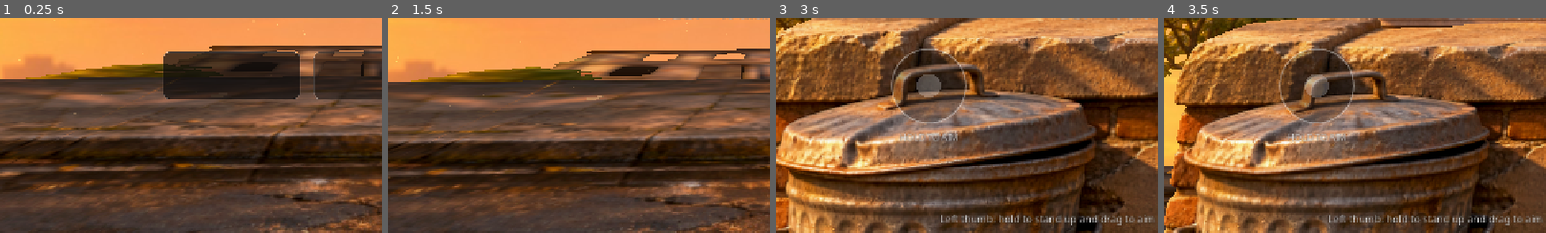
Above: before the commit, frames 1-4 (left to right).
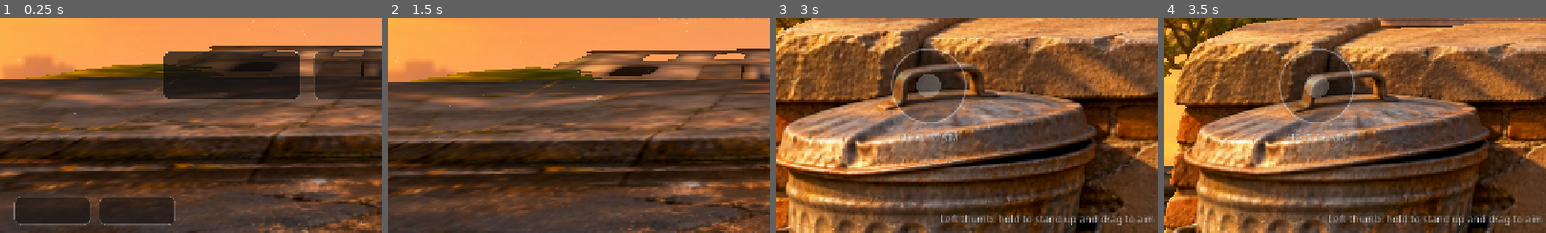
Above: after the commit, the same moments.

Repository: thebiz/shooter-godot
Game: Godot game, scene res://main.tscn
The game is run twice, just before and just after one commit, with the same random seed, the same clock (stepped at 60 frames per second) and the same inputs.
Inputs (mouse positions are % of the whole screen's width and height, from its top left):
- Up to frame 1 (0.25 s): no input
- Up to frame 2 (1.5 s): move the mouse to (72, 45) at 0.52 s; click (72, 45) at 0.67 s; drag from (30, 55) to (45, 70) at 1.27 s
- Up to frame 3 (3 s): move the mouse to (60, 28) at 2.02 s; click (60, 28) at 2.17 s; drag from (45, 70) to (20, 35) at 2.77 s
- Up to frame 4 (3.5 s): no input
The pictures show only the part of the screen within x 0-50%, y 48-98%; the shares and areas given below are measured in that part.

The runs differ from the first frame. In frame 1, 4.9% of the frame differs, in the area x 3-46%, y 83-97%; in frame 2, nothing differs; in frame 3, less than 0.1%; in frame 4, less than 0.1%.

Commit message:
Klang-Einstellungen (9 Regler, Test, scrollbar ohne versehentliches Verstellen), Exit im Hauptmenü, Zurück ins Menü im Spiel
Co-Authored-By: Claude Opus 5.5 <noreply@anthropic.com>
Claude-Session: https://claude.ai/code/session_01G11QHcXWyic7Avf6KskEge

Diff:
--- a/main.gd
+++ b/main.gd
@@ -240,6 +240,7 @@
 	_make_world()
 	_make_sounds()
 	_make_hud()
+	_audio_apply()
 	_upd_check()
 	_set_state("title")
 	for c in cards:
@@ -763,6 +764,7 @@
 	rv.predelay_msec = 40.0
 	AudioServer.add_bus_effect(fb, rv)
 	AudioServer.set_bus_volume_db(fb, -2.0)
+	far_bus = fb
 	music = AudioStreamPlayer.new()
 	music.bus = "Music"
 	music.stream = sounds.get("music")
@@ -805,21 +807,7 @@
 	var go = func():
 		if not is_instance_valid(e.pv):
 			return
-		var p = AudioStreamPlayer3D.new()
-		p.stream = stream
-		# räumlich: Richtung (links/rechts) deutlich, weiter weg leiser und dumpfer
-		p.bus = "Far"
-		p.unit_size = 6.5
-		p.volume_db = 7.0
-		p.max_db = 6.0
-		p.panning_strength = 1.6
-		p.pitch_scale = randf_range(0.97, 1.03)
-		p.attenuation_filter_cutoff_hz = 7000.0
-		p.attenuation_filter_db = -10.0
-		add_child(p)
-		p.global_position = e.mi.global_transform * Vector3(0, e.h * 0.85, 0)
-		p.finished.connect(p.queue_free)
-		p.play()
+		_far_voice(stream, e.mi.global_transform * Vector3(0, e.h * 0.85, 0), randf_range(0.97, 1.03))
 	if delay > 0.0:
 		get_tree().create_timer(delay).timeout.connect(go)
 	else:
@@ -857,6 +845,7 @@
 	var g   # Hauptszene
 	func _draw() -> void:
 		g._hud_draw(self)
+		g._snd_draw(self)
 
 
 func _make_hud() -> void:
@@ -929,7 +918,7 @@
 
 func _frozen() -> bool:
 	# Einstell-Leiste offen oder Knöpfe verschieben: Gegner warten
-	return panel_k > 0.02 or editing
+	return panel_k > 0.02 or editing or snd_open
 
 
 func _tab_rect() -> Rect2:
@@ -939,7 +928,7 @@
 
 func _panel_rect() -> Rect2:
 	var vs = _vs()
-	return Rect2(vs.x - PANEL_W * panel_k, 64, PANEL_W, 524)
+	return Rect2(vs.x - PANEL_W * panel_k, 48, PANEL_W, 578)
 
 
 func _slider_rect(i: int) -> Rect2:
@@ -949,6 +938,10 @@
 
 func _panel_btn_rect(i: int) -> Rect2:
 	var pr = _panel_rect()
+	# die letzten beiden (Sound, Menü) nebeneinander
+	if i >= 3:
+		var hw = (PANEL_W - 44 - 10) * 0.5
+		return Rect2(pr.position.x + 22 + (i - 3) * (hw + 10), pr.position.y + 362 + 3 * 54, hw, 44)
 	return Rect2(pr.position.x + 22, pr.position.y + 362 + i * 54, PANEL_W - 44, 44)
 
 
@@ -996,6 +989,11 @@
 			panel_open = false
 			cover = true
 			aim_idx = -1
+		elif _panel_btn_rect(3).has_point(p):
+			snd_open = true
+			panel_open = false
+		elif _panel_btn_rect(4).has_point(p):
+			_quit_to_menu()
 		elif _panel_btn_rect(2).has_point(p):
 			aim_mode = "snap"
 			aim_sens = 1.7
@@ -1172,6 +1170,11 @@
 				c.draw_rect(Rect2(r.position + Vector2(14, r.size.y - 5), Vector2(r.size.x - 28, 3)), Color(1, 0.8, 0.35, 0.9 * a))
 			_text(c, Vector2(r.position.x, r.position.y + 40), MODE_NAMES[m], 30, Color(1, 0.95, 0.86, a), HORIZONTAL_ALIGNMENT_CENTER, r.size.x)
 			_text(c, Vector2(r.position.x, r.position.y + 62), subs[m], 14, Color(1, 1, 1, 0.65 * a), HORIZONTAL_ALIGNMENT_CENTER, r.size.x, font_light)
+			if i == 0:
+				for j in 2:
+					var tb = _title_btn_rect(j)
+					_panel(c, tb, 0.55)
+					_text(c, Vector2(tb.position.x, tb.position.y + 31), ["SOUND", "EXIT"][j], 17, Color(1, 1, 1, 0.85 * a), HORIZONTAL_ALIGNMENT_CENTER, tb.size.x, font_light)
 			if not hs[m].is_empty():
 				_text(c, Vector2(r.position.x, r.end.y + 24), "BEST  %s  %06d" % [hs[m][0].n, int(hs[m][0].s)], 15, Color(1, 0.86, 0.6, 0.8 * a), HORIZONTAL_ALIGNMENT_CENTER, r.size.x, font_light)
 		_text(c, Vector2(vs.x - 220, vs.y - 18), "Build %d" % _my_build(), 14, Color(1, 1, 1, 0.5 * a), HORIZONTAL_ALIGNMENT_RIGHT, 200, font_light)
@@ -1265,7 +1268,7 @@
 			c.draw_line(Vector2(r.position.x, cy), Vector2(r.end.x, cy), Color(1, 1, 1, 0.22), 4.0, true)
 			c.draw_line(Vector2(r.position.x, cy), Vector2(r.position.x + r.size.x * k, cy), Color(1.0, 0.78, 0.45), 4.0, true)
 			c.draw_circle(Vector2(r.position.x + r.size.x * k, cy), 11.0, Color.WHITE)
-		for i in 3:
+		for i in 5:
 			var br = _panel_btn_rect(i)
 			var bs = StyleBoxFlat.new()
 			bs.bg_color = Color(1, 1, 1, 0.1)
@@ -1273,8 +1276,7 @@
 			bs.set_border_width_all(1)
 			bs.set_corner_radius_all(22)
 			c.draw_style_box(bs, br)
-			_text(c, Vector2(br.position.x, br.position.y + 29), [("AIM:  SNAP TO SPOTS" if aim_mode == "snap" else "AIM:  FREE"), "MOVE BUTTONS", "RESET"][i], 16, Color.WHITE, HORIZONTAL_ALIGNMENT_CENTER, br.size.x, font_light)
-		_text(c, Vector2(pr.position.x, pr.end.y + 24), "Enemies wait while this is open", 13, Color(1, 1, 1, 0.6 * panel_k), HORIZONTAL_ALIGNMENT_CENTER, PANEL_W, font_light)
+			_text(c, Vector2(br.position.x, br.position.y + 29), [("AIM:  SNAP TO SPOTS" if aim_mode == "snap" else "AIM:  FREE"), "MOVE BUTTONS", "RESET CONTROLS", "SOUND", "QUIT TO MENU"][i], 16, Color.WHITE, HORIZONTAL_ALIGNMENT_CENTER, br.size.x, font_light)
 	if editing:
 		c.draw_rect(Rect2(Vector2.ZERO, vs), Color(0, 0, 0, 0.25))
 		_text(c, Vector2(0, 178), "Drag the buttons where your thumbs like them", 20, Color.WHITE, HORIZONTAL_ALIGNMENT_CENTER, vs.x, font_light)
@@ -2248,6 +2250,8 @@
 		if ev.pressed:
 			_press(ev.position, ev.index)
 		elif ev.index == ui_idx:
+			if ui_drag == "snd":
+				_snd_release(ev.position)
 			ui_idx = -1
 			ui_drag = ""
 			_save()
@@ -2260,7 +2264,9 @@
 	elif ev is InputEventScreenDrag:
 		var vs = _vs()
 		if ev.index == ui_idx:
-			if ui_drag.begins_with("slider"):
+			if ui_drag == "snd":
+				_snd_drag(ev.position)
+			elif ui_drag.begins_with("slider"):
 				_slider_set(int(ui_drag.substr(6)), ev.position.x)
 			elif ui_drag == "thumb":
 				thumb_n = (ev.position / vs).clamp(Vector2(0.06, 0.12), Vector2(0.94, 0.9))
@@ -2290,6 +2296,9 @@
 
 
 func _press(p: Vector2, idx: int = 0) -> void:
+	if snd_open:
+		_snd_press(p, idx)
+		return
 	match state:
 		"title":
 			if st_t < 0.6:
@@ -2301,6 +2310,13 @@
 				if _mode_btn_rect(i).grow(10).has_point(p):
 					_start_mode(MODES[i])
 					return
+			if _title_btn_rect(0).grow(6).has_point(p):
+				snd_open = true
+				return
+			if _title_btn_rect(1).grow(6).has_point(p):
+				_save()
+				get_tree().quit()
+				return
 		"over":
 			if st_t < 1.2:
 				return
@@ -3138,6 +3154,8 @@
 	var c = ConfigFile.new()
 	if c.load(SAVE_PATH) == OK:
 		best = int(c.get_value("game", "best", 0))
+		for sd in SND:
+			set(sd.key, float(c.get_value("audio", sd.key, get(sd.key))))
 		mode = str(c.get_value("game", "mode", mode))
 		last_name = str(c.get_value("game", "name", ""))
 		for m in MODES:
@@ -3157,6 +3175,8 @@
 		return
 	var c = ConfigFile.new()
 	c.set_value("game", "best", best)
+	for sd in SND:
+		c.set_value("audio", sd.key, get(sd.key))
 	c.set_value("game", "mode", mode)
 	c.set_value("game", "name", last_name)
 	for m in MODES:
@@ -3556,6 +3576,41 @@
 		at_step = 16
 	elif at_step == 16 and at_t > 50.9:
 		_snap("29_menu")
+		_press(_title_btn_rect(0).get_center())
+		at_step = 17
+	elif at_step == 17 and at_t > 51.4:
+		_snap("33_sound")
+		# senkrecht wischen über einem Regler: darf nur scrollen
+		var t = _snd_track(2)
+		var v0 = snd_bright
+		_press(t.get_center(), 5)
+		var ev = InputEventScreenDrag.new()
+		ev.index = 5
+		ev.position = t.get_center() + Vector2(6, -60)
+		_input(ev)
+		ev.position = t.get_center() + Vector2(10, -200)
+		_input(ev)
+		var up = InputEventScreenTouch.new()
+		up.index = 5
+		up.position = ev.position
+		up.pressed = false
+		_input(up)
+		print("SND scroll=", snd_scroll, " bright ", v0, " -> ", snd_bright)
+		# waagerecht ziehen: Regler bewegt sich
+		var t2 = _snd_track(4)
+		var m0 = snd_muffle
+		_press(t2.get_center(), 6)
+		var ev2 = InputEventScreenDrag.new()
+		ev2.index = 6
+		ev2.position = t2.get_center() + Vector2(-90, 4)
+		_input(ev2)
+		up.index = 6
+		up.position = ev2.position
+		_input(up)
+		print("SND muffle ", m0, " -> ", snd_muffle)
+		at_step = 18
+	elif at_step == 18 and at_t > 51.8:
+		_snap("34_sound_scrolled")
 		get_tree().quit()
 
 
@@ -3985,17 +4040,7 @@
 func _nb_say(line: String) -> void:
 	if not nb_card.pv.visible:
 		return
-	var pl = AudioStreamPlayer3D.new()
-	pl.stream = nb_snd[line]
-	pl.bus = "Far"
-	pl.unit_size = 7.0
-	pl.volume_db = 8.0
-	pl.panning_strength = 1.6
-	pl.attenuation_filter_cutoff_hz = 8000.0
-	add_child(pl)
-	pl.global_position = nb_card.pv.global_position + Vector3(0, 1.6, 0.3)
-	pl.finished.connect(pl.queue_free)
-	pl.play()
+	_far_voice(nb_snd[line], nb_card.pv.global_position + Vector3(0, 1.6, 0.3), 1.0, 1.0)
 
 
 func _nb_hit(pt: Vector3) -> void:
@@ -4597,3 +4642,274 @@
 			shadows.remove_at(i)
 			continue
 		_shadow_place(sd)
+
+
+
+# ---------------------------------------------------------------------------
+# Klang-Einstellungen: wie die Gegnerstimmen im Raum klingen (Hall, Entfernung, Richtung) und Lautstärken.
+# Eigenes Fenster mit Scrollen; ein Regler bewegt sich nur bei waagerechtem Ziehen, senkrecht wird gescrollt.
+
+const SND = [
+	{"label": "ROOM SIZE", "hint": "small room … big hall", "key": "snd_room", "min": 0.0, "max": 1.0, "def": 0.35},
+	{"label": "REVERB AMOUNT", "hint": "how much echo you hear", "key": "snd_wet", "min": 0.0, "max": 0.8, "def": 0.2},
+	{"label": "REVERB BRIGHTNESS", "hint": "dull … bright echo", "key": "snd_bright", "min": 0.0, "max": 1.0, "def": 0.4},
+	{"label": "PRE-DELAY", "hint": "how far away the walls feel", "key": "snd_pre", "min": 0.0, "max": 150.0, "def": 30.0},
+	{"label": "MUFFLE", "hint": "less treble = further away", "key": "snd_muffle", "min": 0.0, "max": 1.0, "def": 0.45},
+	{"label": "DISTANCE FALLOFF", "hint": "how fast voices fade with distance", "key": "snd_fall", "min": 0.0, "max": 1.0, "def": 0.5},
+	{"label": "LEFT / RIGHT", "hint": "how strongly voices pan", "key": "snd_pan", "min": 0.0, "max": 2.0, "def": 1.6},
+	{"label": "ENEMY VOICES", "hint": "volume", "key": "snd_vol_far", "min": -18.0, "max": 12.0, "def": 0.0},
+	{"label": "MEGAPHONE", "hint": "volume of your police voice", "key": "snd_vol_mega", "min": -18.0, "max": 12.0, "def": 3.0}]
+var snd_room = 0.35
+var snd_wet = 0.2
+var snd_bright = 0.4
+var snd_pre = 30.0
+var snd_muffle = 0.45
+var snd_fall = 0.5
+var snd_pan = 1.6
+var snd_vol_far = 0.0
+var snd_vol_mega = 3.0
+var snd_open = false
+var snd_scroll = 0.0
+var snd_touch = {}
+var far_bus = -1
+const SND_ROW = 84.0
+
+
+func _far_voice(stream: AudioStream, pos: Vector3, pitch: float = 1.0, extra_unit: float = 0.0) -> void:
+	var p = AudioStreamPlayer3D.new()
+	p.stream = stream
+	p.bus = "Far"
+	p.unit_size = lerpf(14.0, 3.0, snd_fall) + extra_unit
+	p.volume_db = 7.0 + snd_vol_far
+	p.max_db = 6.0
+	p.panning_strength = snd_pan
+	p.pitch_scale = pitch
+	p.attenuation_filter_cutoff_hz = lerpf(12000.0, 3000.0, snd_muffle)
+	p.attenuation_filter_db = lerpf(-2.0, -18.0, snd_muffle)
+	add_child(p)
+	p.global_position = pos
+	p.finished.connect(p.queue_free)
+	p.play()
+
+
+func _audio_apply() -> void:
+	if far_bus >= 0:
+		var lp: AudioEffectLowPassFilter = AudioServer.get_bus_effect(far_bus, 0)
+		lp.cutoff_hz = exp(lerpf(log(14000.0), log(1800.0), snd_muffle))
+		var rv: AudioEffectReverb = AudioServer.get_bus_effect(far_bus, 1)
+		rv.room_size = snd_room
+		rv.wet = snd_wet
+		rv.dry = 1.0 - snd_wet * 0.35
+		rv.damping = 1.0 - snd_bright
+		rv.hipass = 0.15
+		rv.predelay_msec = snd_pre
+	if mega_player != null:
+		mega_player.volume_db = snd_vol_mega
+
+
+func _quit_to_menu() -> void:
+	panel_open = false
+	for e in enemies:
+		e.pv.queue_free()
+	enemies.clear()
+	for sl in slots:
+		sl.busy = false
+	if scene != "street":
+		_back_to_street()
+		_close_book()
+		_open_book(0.2)
+	msg_t = 0.0
+	cover = true
+	_set_state("title")
+
+
+func _title_btn_rect(i: int) -> Rect2:
+	var vs = _vs()
+	return Rect2(24 + i * 142, vs.y - 74, 128, 48)
+
+
+func _snd_rect() -> Rect2:
+	var vs = _vs()
+	var w = minf(700.0, vs.x - 40.0)
+	return Rect2(vs.x * 0.5 - w * 0.5, 24, w, vs.y - 48)
+
+
+func _snd_list_rect() -> Rect2:
+	var r = _snd_rect()
+	return Rect2(r.position.x + 20, r.position.y + 84, r.size.x - 40, r.size.y - 100)
+
+
+func _snd_hdr_btn(i: int) -> Rect2:
+	var r = _snd_rect()
+	return Rect2(r.end.x - 20 - (3 - i) * 128, r.position.y + 18, 118, 48)
+
+
+func _snd_max_scroll() -> float:
+	return maxf(0.0, SND.size() * SND_ROW - _snd_list_rect().size.y)
+
+
+func _snd_row_y(i: int) -> float:
+	return _snd_list_rect().position.y + i * SND_ROW - snd_scroll
+
+
+func _snd_track(i: int) -> Rect2:
+	var lr = _snd_list_rect()
+	var y = _snd_row_y(i) + 34
+	return Rect2(lr.position.x + 70, y, lr.size.x - 140, 40)
+
+
+func _snd_minus(i: int) -> Rect2:
+	var t = _snd_track(i)
+	return Rect2(t.position.x - 64, t.position.y - 2, 48, 44)
+
+
+func _snd_plus(i: int) -> Rect2:
+	var t = _snd_track(i)
+	return Rect2(t.end.x + 16, t.position.y - 2, 48, 44)
+
+
+func _snd_set(i: int, v: float) -> void:
+	var sd = SND[i]
+	var stp = (sd.max - sd.min) / 40.0
+	set(sd.key, clampf(snappedf(v, stp), sd.min, sd.max))
+	_audio_apply()
+
+
+func _snd_press(p: Vector2, idx: int) -> void:
+	for i in 3:
+		if _snd_hdr_btn(i).has_point(p):
+			match i:
+				0:
+					_snd_test()
+				1:
+					for sd in SND:
+						set(sd.key, sd.def)
+					_audio_apply()
+					_save()
+				2:
+					snd_open = false
+					_save()
+			return
+	if _snd_list_rect().has_point(p):
+		ui_idx = idx
+		ui_drag = "snd"
+		var row = int((p.y - _snd_list_rect().position.y + snd_scroll) / SND_ROW)
+		snd_touch = {"p0": p, "mode": "", "row": row, "s0": snd_scroll}
+
+
+func _snd_drag(p: Vector2) -> void:
+	var d: Vector2 = p - snd_touch.p0
+	if snd_touch.mode == "":
+		if absf(d.y) > 12.0 and absf(d.y) > absf(d.x):
+			snd_touch.mode = "scroll"
+		elif absf(d.x) > 12.0 and absf(d.x) > absf(d.y) * 1.2:
+			var r = snd_touch.row
+			if r >= 0 and r < SND.size():
+				var t = _snd_track(r)
+				if p.y > t.position.y - 30 and p.y < t.end.y + 20 and snd_touch.p0.x > t.position.x - 20 and snd_touch.p0.x < t.end.x + 20:
+					snd_touch.mode = "slider"
+					snd_touch.v0 = float(get(SND[r].key))
+	if snd_touch.mode == "scroll":
+		snd_scroll = clampf(snd_touch.s0 - d.y, 0.0, _snd_max_scroll())
+	elif snd_touch.mode == "slider":
+		var sd = SND[snd_touch.row]
+		var t = _snd_track(snd_touch.row)
+		# relativ ziehen: der Wert springt nicht unter den Finger, sondern folgt der Bewegung
+		_snd_set(snd_touch.row, snd_touch.v0 + d.x / t.size.x * (sd.max - sd.min))
+
+
+func _snd_release(p: Vector2) -> void:
+	if snd_touch.get("mode", "x") != "":
+		return
+	var r = snd_touch.row
+	if r < 0 or r >= SND.size():
+		return
+	var sd = SND[r]
+	var stp = (sd.max - sd.min) / 40.0
+	if _snd_minus(r).grow(8).has_point(p):
+		_snd_set(r, float(get(sd.key)) - stp)
+	elif _snd_plus(r).grow(8).has_point(p):
+		_snd_set(r, float(get(sd.key)) + stp)
+
+
+# Probe: ein Gegner ruft aus einem Fenster links hinten, danach das Megafon
+func _snd_test() -> void:
+	var pick = null
+	for sl in slots:
+		if sl.pos.y > 1.0:
+			pick = sl
+			break
+	if pick == null:
+		pick = slots[0]
+	var arr: Array = voices.get("appear", {}).get(["A", "B", "C", "D"][randi() % 4], [])
+	if not arr.is_empty():
+		_far_voice(arr[randi() % arr.size()], pick.pos + Vector3(0, 1.6, 0))
+	get_tree().create_timer(2.2).timeout.connect(func():
+		var near = null
+		for sl in slots:
+			if sl.name == "car" or sl.name == "crates":
+				near = sl
+				break
+		if near != null and not arr.is_empty():
+			_far_voice(arr[randi() % arr.size()], near.pos + Vector3(0, 1.4, 0)))
+	_megaphone(randi_range(1, 4), 4.2)
+
+
+func _snd_draw(c: Control) -> void:
+	if not snd_open:
+		return
+	var vs = _vs()
+	c.draw_rect(Rect2(Vector2.ZERO, vs), Color(0, 0, 0, 0.5))
+	var r = _snd_rect()
+	_panel(c, r, 0.9)
+	_text(c, Vector2(r.position.x + 24, r.position.y + 50), "SOUND", 26, Color(1, 0.92, 0.8))
+	for i in 3:
+		var b = _snd_hdr_btn(i)
+		var bs = StyleBoxFlat.new()
+		bs.bg_color = Color(1, 0.78, 0.3, 0.95) if i == 2 else Color(1, 1, 1, 0.1)
+		bs.border_color = Color(1, 1, 1, 0.35)
+		bs.set_border_width_all(1)
+		bs.set_corner_radius_all(24)
+		c.draw_style_box(bs, b)
+		_text(c, Vector2(b.position.x, b.position.y + 31), ["TEST", "RESET", "DONE"][i], 17, Color(0.1, 0.07, 0.03) if i == 2 else Color.WHITE, HORIZONTAL_ALIGNMENT_CENTER, b.size.x, font_light)
+	var lr = _snd_list_rect()
+	for i in SND.size():
+		var y = _snd_row_y(i)
+		if y + SND_ROW < lr.position.y - 2 or y > lr.end.y:
+			continue
+		# Zeilen am Rand ausblenden statt hart abschneiden
+		var a = clampf(minf((y + SND_ROW - lr.position.y) / 30.0, (lr.end.y - y) / 30.0), 0.0, 1.0)
+		if a <= 0.02:
+			continue
+		var sd = SND[i]
+		var val: float = get(sd.key)
+		var k = clampf((val - sd.min) / (sd.max - sd.min), 0, 1)
+		var vt: String
+		if sd.key.begins_with("snd_vol"):
+			vt = "%+.0f dB" % val
+		elif sd.key == "snd_pre":
+			vt = "%d ms" % roundi(val)
+		elif sd.key == "snd_pan":
+			vt = "%d %%" % roundi(val / 2.0 * 100.0)
+		else:
+			vt = "%d %%" % roundi(k * 100.0)
+		_text(c, Vector2(lr.position.x + 6, y + 22), sd.label, 16, Color(1, 1, 1, 0.9 * a))
+		_text(c, Vector2(lr.position.x + 200, y + 22), sd.hint, 13, Color(1, 1, 1, 0.5 * a), HORIZONTAL_ALIGNMENT_LEFT, -1, font_light)
+		_text(c, Vector2(lr.position.x, y + 22), vt, 17, Color(1, 0.86, 0.55, a), HORIZONTAL_ALIGNMENT_RIGHT, lr.size.x - 6)
+		var t = _snd_track(i)
+		var cy = t.get_center().y
+		c.draw_line(Vector2(t.position.x, cy), Vector2(t.end.x, cy), Color(1, 1, 1, 0.22 * a), 5.0, true)
+		c.draw_line(Vector2(t.position.x, cy), Vector2(t.position.x + t.size.x * k, cy), Color(1.0, 0.78, 0.45, a), 5.0, true)
+		c.draw_circle(Vector2(t.position.x + t.size.x * k, cy), 14.0, Color(1, 1, 1, a))
+		for j in 2:
+			var b = _snd_minus(i) if j == 0 else _snd_plus(i)
+			c.draw_circle(b.get_center(), 21.0, Color(1, 1, 1, 0.12 * a))
+			c.draw_arc(b.get_center(), 21.0, 0, TAU, 32, Color(1, 1, 1, 0.4 * a), 1.5, true)
+			_text(c, Vector2(b.position.x, b.position.y + 32), "–" if j == 0 else "+", 24, Color(1, 1, 1, a), HORIZONTAL_ALIGNMENT_CENTER, b.size.x)
+	# Scrollbalken
+	var ms = _snd_max_scroll()
+	if ms > 0.0:
+		var h = lr.size.y * lr.size.y / (lr.size.y + ms)
+		var y0 = lr.position.y + (lr.size.y - h) * snd_scroll / ms
+		c.draw_line(Vector2(r.end.x - 8, y0), Vector2(r.end.x - 8, y0 + h), Color(1, 1, 1, 0.35), 4.0, true)
+	_text(c, Vector2(r.position.x, r.end.y - 6), "Swipe up/down to scroll  ·  drag sideways to change a value", 12, Color(1, 1, 1, 0.45), HORIZONTAL_ALIGNMENT_CENTER, r.size.x, font_light)
